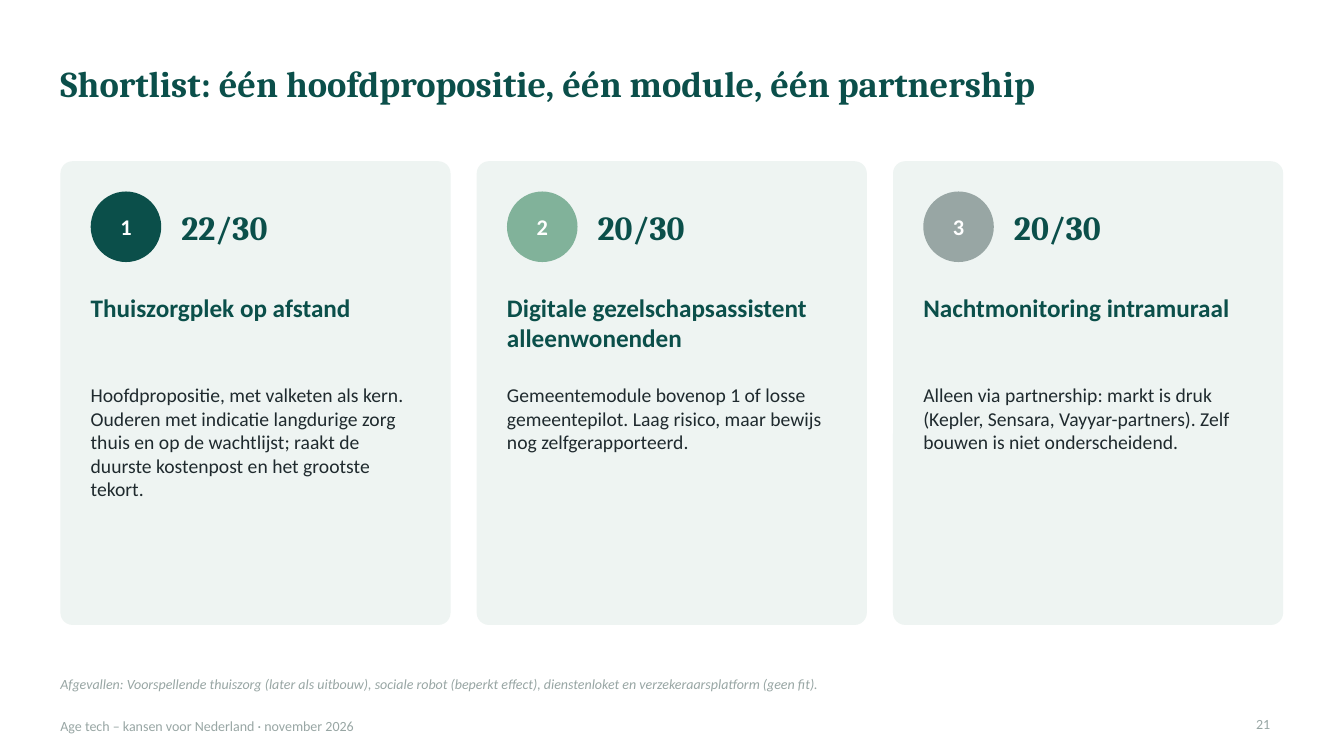
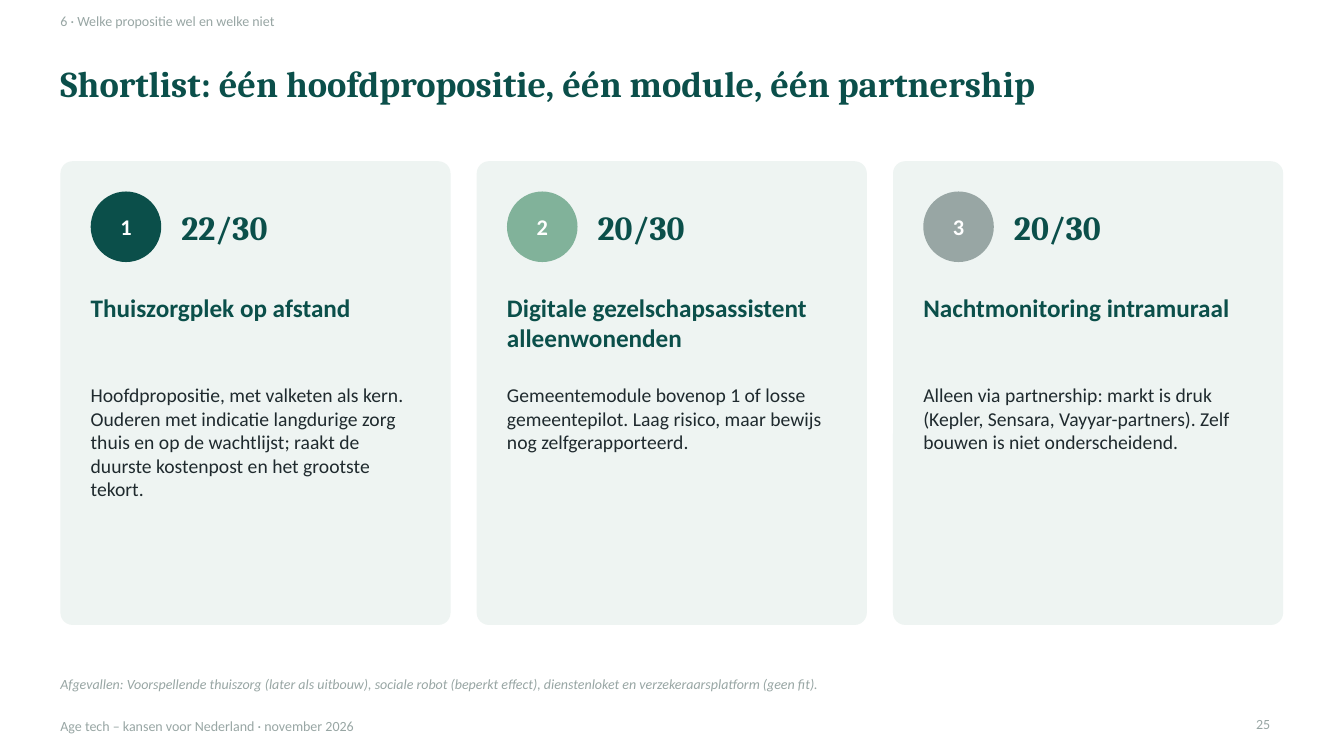
Before and after one commit to robruijn/Four-Seasons-Rome-2026, a slide deck: slide 25 of AgeTech_kansen_Nederland.pptx (slide 21 before the commit). Drawn at 1344x756 pixels with LibreOffice and Linux fonts; fonts in the diff are those of the drawing. Boxes give left, top, right and bottom in pixels: in the first picture for what was removed or moved away, otherwise in the second. Text is boxed around its words. In the diff, an @@ line names an element or a change of style, - is before the commit and + after.

```diff
--- a/AgeTech_kansen_Nederland.pptx
+++ b/AgeTech_kansen_Nederland.pptx
@@ text added at [60,16,274,28], 10 pt, text #98A6A4 @@
+6 · Welke propositie wel en welke niet
@@ page number at [1256,720,1270,729]: text changed @@
-21
+25
```
Also in this commit, not shown: 45 other slides changed, 4 slides added.
